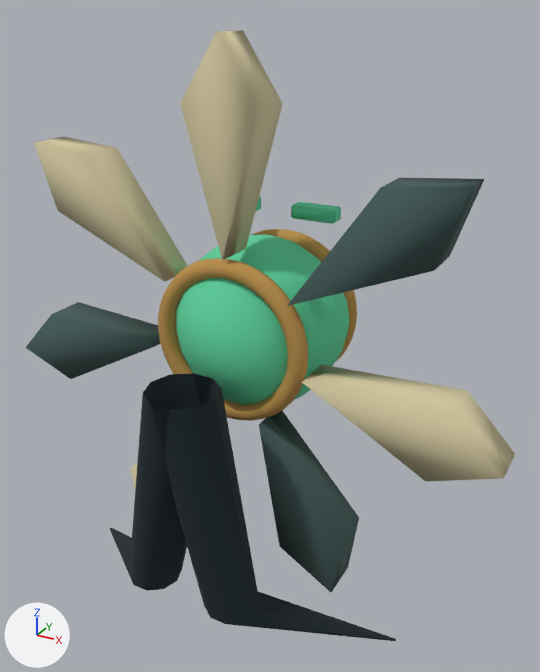
A saved change to the glTF model native/assets/style3d/creature_0_3.glb.
Rendered twice from a camera (50 mm lens) standing at (0.913, -1.342, 1.606) and looking at (0.068, 0.195, 0.837). Arrows for +X, +Y and +Z are at lower left; the lights stay in place. The first picture is the older version. Where no turn or scale is listed for an object, it has been applied to the vertices. Vertices at exactly the same position are counted once.

In view in the first picture: 'EyeSlit.001', 'GiltOrbRim', 'GiltOrbRim.001', 'GlassCore', 'PetalBlade', 'PetalBlade.001', 'PetalBlade.002', 'PetalBlade.003', 'PetalBlade.005', 'PetalBlade.006', 'RootFoot', 'RootFoot.001' and 2 more.
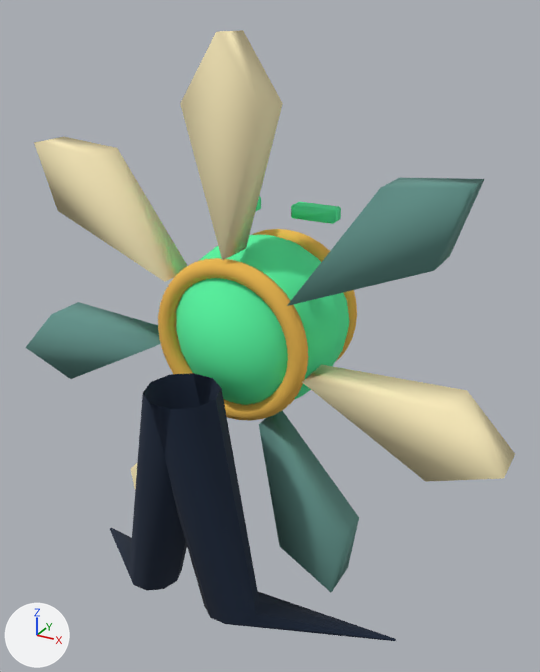
Location of each change, [x1, y1, x2, y2] in pixels of the pictures (540 x 672 px; the box of a moved part takes in the faces that stretch with it):
'GlassCore', recoloured: [176, 234, 349, 405] in both
'GiltOrbRim.001', recoloured: [158, 258, 308, 421] in both
'GiltOrbRim', recoloured: [252, 229, 357, 362] in both
'EyeSlit.001', recoloured: [291, 202, 341, 224] in both
part 1 of me_petalblade, moved or reshaped: [217, 30, 283, 260] in both
part 2 of me_petalblade, recoloured: [186, 32, 258, 260] in both
part 3 of me_petalblade_001, moved or reshaped: [381, 178, 484, 269] in both
part 4 of me_petalblade_001, recoloured (dark cyan to cyan): [287, 188, 470, 306] in both
part 5 of me_petalblade_002, moved or reshaped: [303, 365, 515, 478] in both
part 6 of me_petalblade_002, recoloured: [302, 382, 503, 482] in both
part 7 of me_petalblade_003, moved or reshaped: [259, 411, 359, 592] in both
part 8 of me_petalblade_003, recoloured (dark cyan to cyan): [259, 426, 342, 592] in both
part 9 of me_petalblade_005, moved or reshaped: [52, 302, 160, 346] in both
part 10 of me_petalblade_005, recoloured (dark cyan to cyan): [25, 314, 155, 379] in both
part 11 of me_petalblade_006, moved or reshaped: [34, 137, 187, 282] in both
part 12 of me_petalblade_006, recoloured: [34, 143, 165, 282] in both

Patch to the scene script:
```diff
--- a/native/assets/style3d/creature_0_3.glb.py
+++ b/native/assets/style3d/creature_0_3.glb.py
@@ mat_paint_fff0bf_0 @@
+mat_paint_fff0bf_0 = principled_material('Paint_fff0bf_0')
+mat_paint_fff0bf_0.base_color = (1.0, 0.871, 0.521)  # beige #fff0bf
+mat_paint_fff0bf_0.roughness = 1.0
@@ mat_paint_65968e_0 @@
+mat_paint_65968e_0 = principled_material('Paint_65968e_0')
+mat_paint_65968e_0.base_color = (0.13, 0.305, 0.27)  # cyan #65968e
+mat_paint_65968e_0.roughness = 1.0
@@ me_glasscore @@
 me_glasscore.from_pydata(...)  # 301 vertices, 552 faces; spans x -0.23..0.23, y -0.24..0.22, z -0.23..0.23
-me_glasscore.materials.append(mat_paint_5ed19e_0)  # green #5ed19e
+me_glasscore.materials.append(mat_paint_58f8a4_0)  # green #58f8a4
@@ me_giltorbrim @@
 me_giltorbrim.from_pydata(...)  # 410 vertices, 800 faces; spans x -0.216..0.216, y 0.126..0.173, z -0.216..0.216
-me_giltorbrim.materials.append(mat_paint_bb914c_0)  # orange #bb914c
+me_giltorbrim.materials.append(mat_paint_efba50_0)  # orange #efba50
@@ me_giltorbrim_001 @@
 me_giltorbrim_001.from_pydata(...)  # 410 vertices, 800 faces; spans x -0.216..0.216, y -0.173..-0.126, z -0.216..0.216
-me_giltorbrim_001.materials.append(mat_paint_bb914c_0)  # orange #bb914c
+me_giltorbrim_001.materials.append(mat_paint_efba50_0)  # orange #efba50
@@ me_petalblade @@
 me_petalblade.from_pydata(...)  # 8 vertices, 12 faces; spans x -0.1..0.1, y -0.055..0.055, z 1.06..1.56
+# me_petalblade part 1
+# 12 faces are deleted
+# 12 new faces join them
+# me_petalblade part 2: 4 faces spanning x -0.1..0.1, y -0.055..0.055, z 1.06..1.56 switch from mat_paint_d8cda4_0 (beige #d8cda4) to mat_paint_fff0bf_0 (beige #fff0bf)
@@ me_petalblade_001 @@
 me_petalblade_001.from_pydata(...)  # 8 vertices, 12 faces; spans x 0.172..0.563, y -0.055..0.055, z 0.977..1.289
+# me_petalblade_001 part 3
+# 12 faces are deleted
+# 12 new faces join them
+# me_petalblade_001 part 4: 4 faces spanning x 0.172..0.563, y -0.055..0.055, z 0.977..1.289 switch from mat_paint_435b58_0 (dark cyan #435b58) to mat_paint_65968e_0 (cyan #65968e)
@@ me_petalblade_002 @@
 me_petalblade_002.from_pydata(...)  # 8 vertices, 12 faces; spans x 0.214..0.702, y -0.055..0.055, z 0.616..0.811
+# me_petalblade_002 part 5
+# 12 faces are deleted
+# 12 new faces join them
+# me_petalblade_002 part 6: 4 faces spanning x 0.214..0.702, y -0.055..0.055, z 0.616..0.811 switch from mat_paint_d8cda4_0 (beige #d8cda4) to mat_paint_fff0bf_0 (beige #fff0bf)
@@ me_petalblade_003 @@
 me_petalblade_003.from_pydata(...)  # 8 vertices, 12 faces; spans x 0.095..0.337, y -0.055..0.055, z 0.191..0.642
+# me_petalblade_003 part 7
+# 12 faces are deleted
+# 12 new faces join them
+# me_petalblade_003 part 8: 4 faces spanning x 0.095..0.337, y -0.055..0.055, z 0.191..0.642 switch from mat_paint_435b58_0 (dark cyan #435b58) to mat_paint_65968e_0 (cyan #65968e)
@@ me_petalblade_005 @@
 me_petalblade_005.from_pydata(...)  # 8 vertices, 12 faces; spans x -0.702..-0.214, y -0.055..0.055, z 0.616..0.811
+# me_petalblade_005 part 9
+# 12 faces are deleted
+# 12 new faces join them
+# me_petalblade_005 part 10: 4 faces spanning x -0.702..-0.214, y -0.055..0.055, z 0.616..0.811 switch from mat_paint_435b58_0 (dark cyan #435b58) to mat_paint_65968e_0 (cyan #65968e)
@@ me_petalblade_006 @@
 me_petalblade_006.from_pydata(...)  # 8 vertices, 12 faces; spans x -0.563..-0.172, y -0.055..0.055, z 0.977..1.289
+# me_petalblade_006 part 11
+# 12 faces are deleted
+# 12 new faces join them
+# me_petalblade_006 part 12: 4 faces spanning x -0.563..-0.172, y -0.055..0.055, z 0.977..1.289 switch from mat_paint_d8cda4_0 (beige #d8cda4) to mat_paint_fff0bf_0 (beige #fff0bf)
@@ me_eyeslit_001 @@
 me_eyeslit_001.from_pydata(...)  # 16 vertices, 28 faces; spans x -0.06..0.06, y -0.02..0.02, z -0.0175..0.0175
-me_eyeslit_001.materials.append(mat_paint_5ed19e_0)  # green #5ed19e
+me_eyeslit_001.materials.append(mat_paint_58f8a4_0)  # green #58f8a4
```
